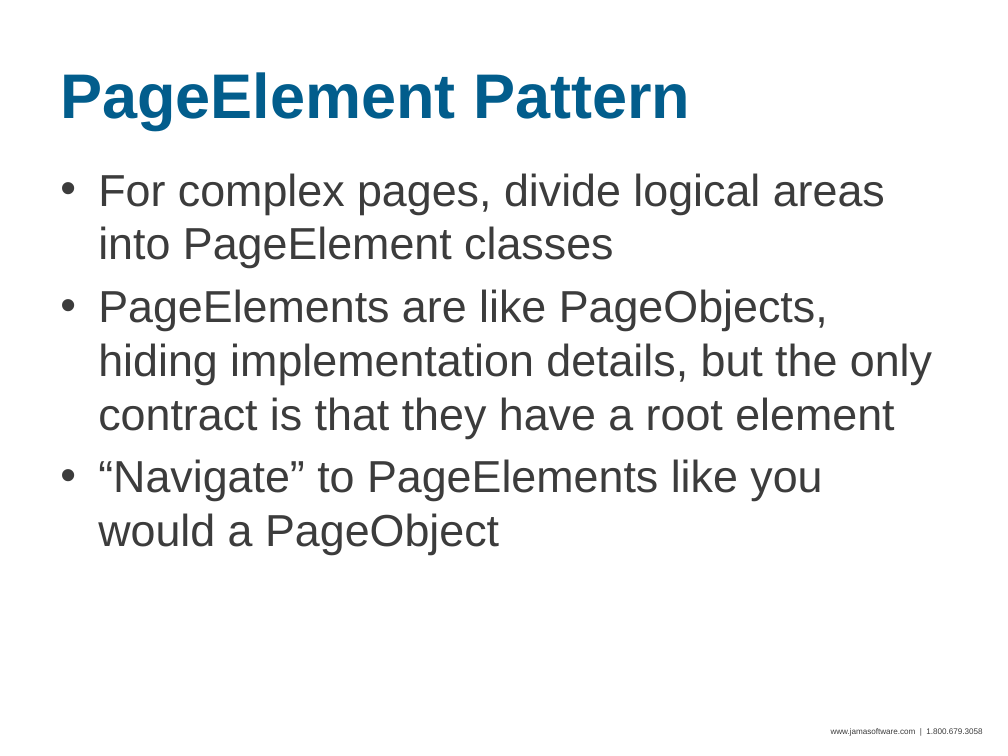
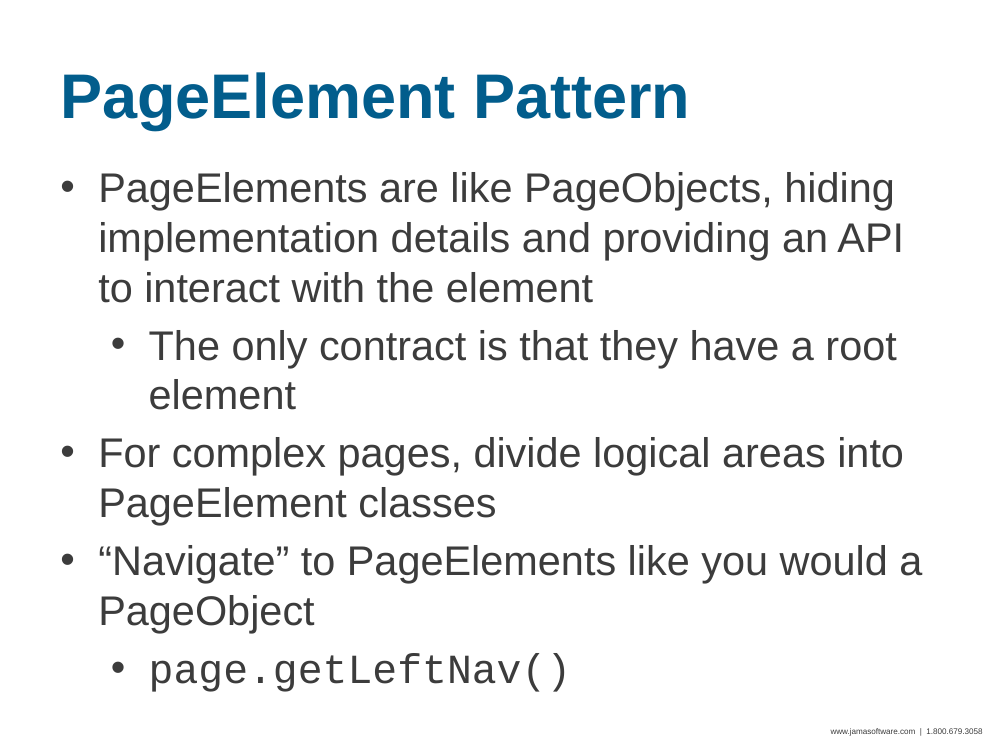
Before and after one commit to seanadkinson/webdriver-examples, a slide deck: slide 26 of slides.pptx (slide 24 before the commit). Drawn at 1008x756 pixels with LibreOffice and Linux fonts; fonts in the diff are those of the drawing; background and template pictures are left out. Boxes give left, top, right and bottom in pixels: in the first picture for what was removed or moved away, otherwise in the second. Text is boxed around its words. In the diff, an @@ line names an element or a change of style, - is before the commit and + after.

```diff
--- a/slides.pptx
+++ b/slides.pptx
@@ text at bbox=[98, 172, 904, 410]: paragraphs added @@
+• PageElements are like PageObjects, hiding implementation details and providing an API to interact with the element
+  • The only contract is that they have a root element
@@ text at bbox=[98, 289, 932, 439]: paragraph removed @@
-• PageElements are like PageObjects, hiding implementation details, but the only contract is that they have a root element
@@ text at bbox=[98, 437, 922, 633]: size 32 to 29.6 pt in "For complex pages, divide logical areas into ...", "“Navigate” to PageElements like you would a ..." @@
@@ text at bbox=[149, 653, 572, 692]: paragraph added @@
+  • page.getLeftNav()
```
Also in this commit, not shown: 7 other slides changed, 1 slide added, 1 slide removed, 6 other files.
